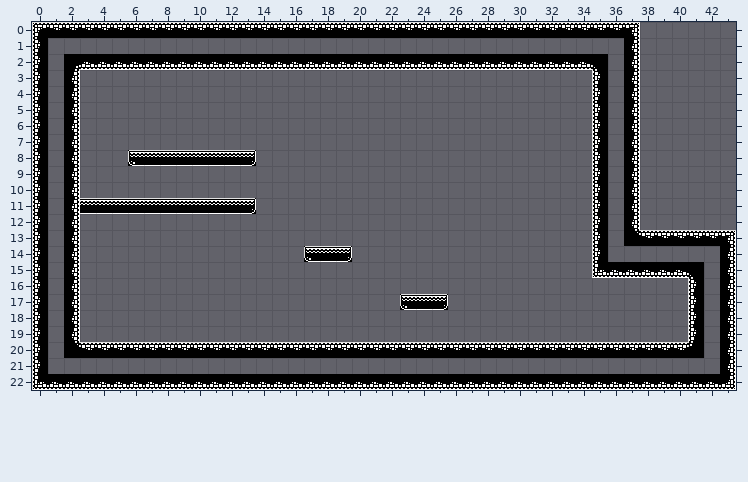
Tiled map: Assets/SuperTiled2Unity/Import/MVP_64x64.tmx. That is the earlier state.
Cells are 64x64 px. Shown: x 0..43, y 0..22.
After the commit:
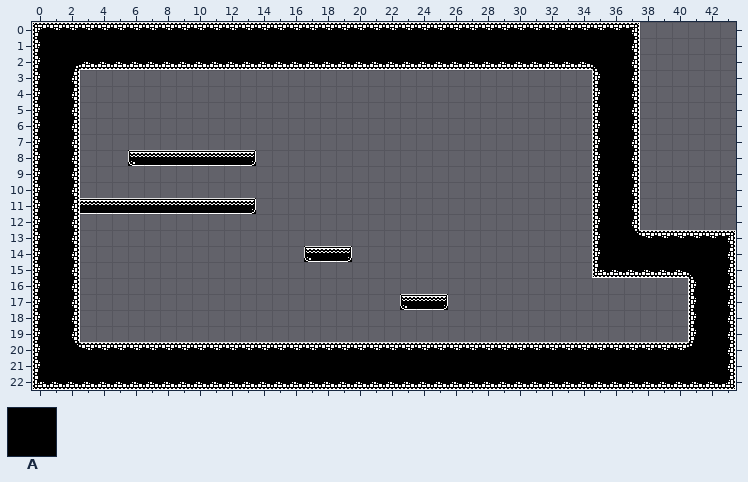
Key: from "Tileset_64x64": A 0 "blank".
_ is an empty cell.
The exact change:
Layer "MainLayer":
There is now tile A in row 1 at x 1 to 36; in rows 2 to 13 at x 1 and 36; in row 14 at x 1 and 36 to 42; in rows 15 to 20 at x 1 and 42; in row 21 at x 1 to 42.
